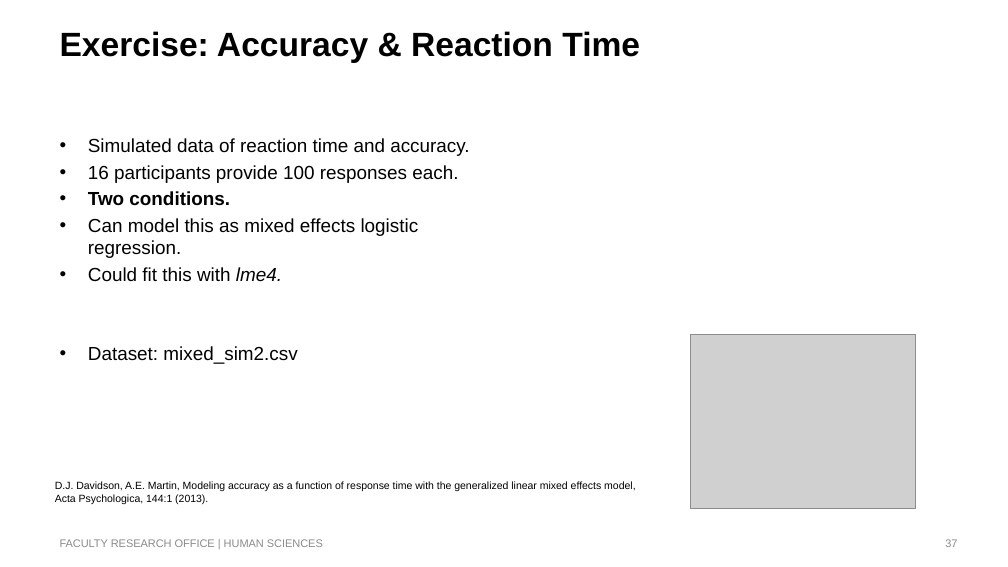
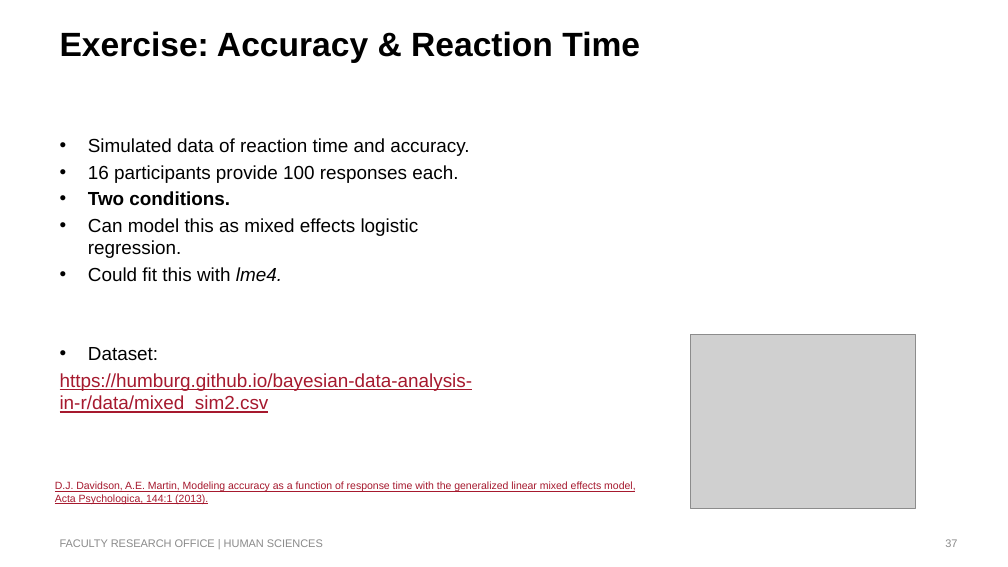
Before and after one commit to humburg/bayesian-data-analysis-in-r, a slide deck: slide 37 of Bayesian Data Analysis in R.pptx. Drawn at 1008x567 pixels with LibreOffice and Linux fonts; fonts in the diff are those of the drawing; grey boxes stand for pictures; background and template pictures are left out. Boxes give left, top, right and bottom in pixels: in the first picture for what was removed or moved away, otherwise in the second. Text is boxed around its words. In the diff, an @@ line names an element or a change of style, - is before the commit and + after.

```diff
--- a/Bayesian Data Analysis in R.pptx
+++ b/Bayesian Data Analysis in R.pptx
@@ text at [60, 347, 473, 413]: text changed; text colour #000000 to #A6192E @@
-• Dataset: mixed_sim2.csv
+• Dataset:
+https://humburg.github.io/bayesian-data-analysis-in-r/data/mixed_sim2.csv
@@ text "D.J. Davidson, A.E. Martin, Modeling ..." at [55, 481, 635, 504]: text colour #000000 to #A6192E, underline on @@
```
Also in this commit, not shown: 2 other slides changed, 10 other files.
